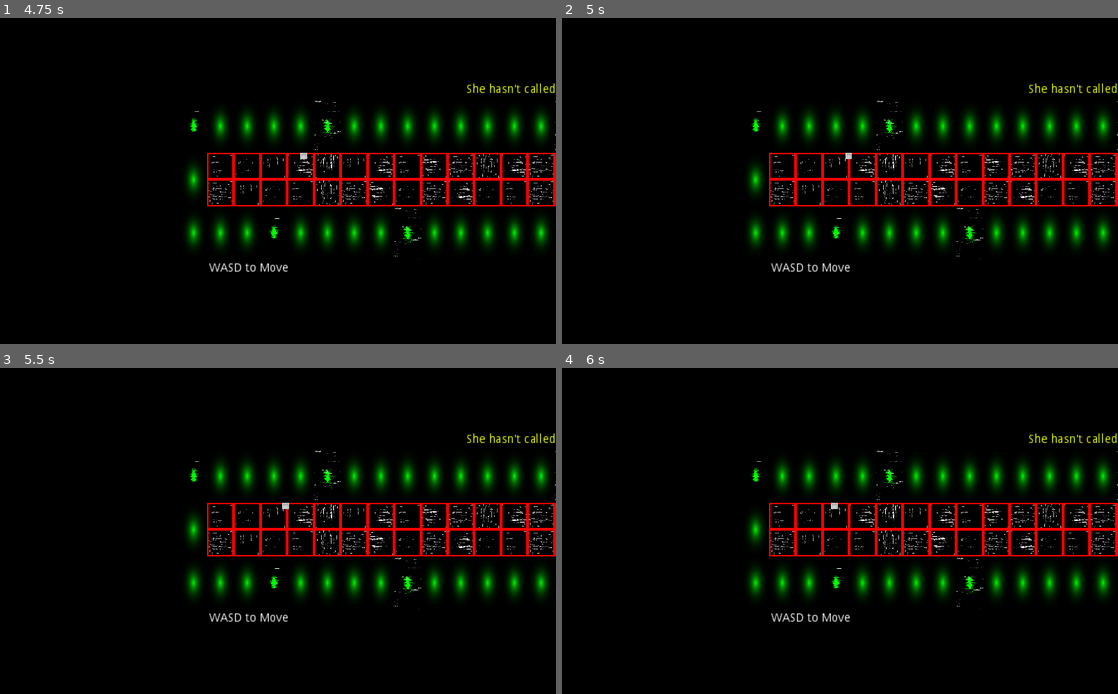
Above: before the commit, frames 1-4 (two rows, left to right).
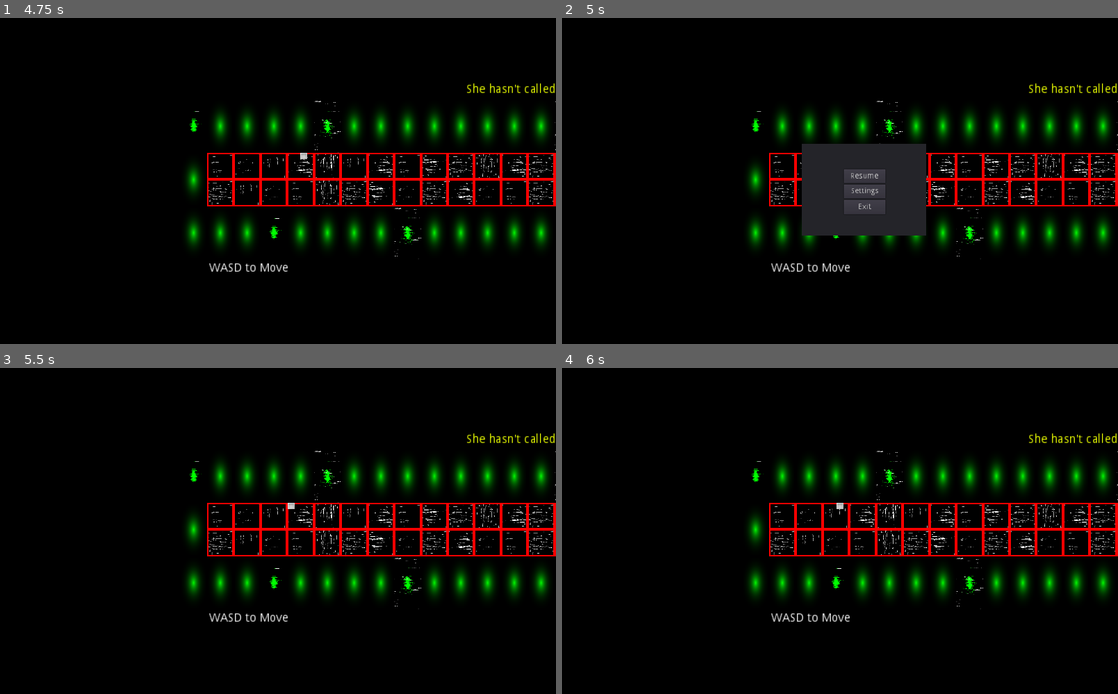
Above: after the commit, the same moments.

Repository: Screen-Punch/intd450
Game: Godot game, scene res://Levels/Main Menu.tscn
Two runs of this game, one before a commit and one after it. Both use one fixed random seed, a clock stepped at 60 frames per second and the inputs below.
Inputs (mouse positions are in pixels of both pictures, inside the frame that each line leads up to):
- Up to frame 1 (4.75 s): click "New Game" at 0.5 s; tap Enter at 1.25 s; hold Right (ui_right) 1.28-2.03 s; hold Down (ui_down) 2.03-2.78 s; tap Space at 2.75 s; hold Right (ui_right) 2.78-3.53 s; hold Up (ui_up) 3.53-4.28 s; hold Left (ui_left) from 4.28 s (still down)
- Up to frame 2 (5 s): keep holding Left (ui_left); tap Escape (ui_pause, bound only after the commit) at 4.9 s
- Up to frame 3 (5.5 s): release Left (ui_left) at 5 s; click (300, 524) at 5 s, where only the run after the commit has a clickable "Resume"
- Up to frame 4 (6 s): tap Enter at 5.75 s; hold Left (ui_left) from 5.78 s (still down)

Frame 1 is identical in both runs. In frame 2, 6.3% of the frame differs, in the area x 43-66%, y 38-67%; in frame 3, less than 0.1%; in frame 4, less than 0.1%.

Commit message:
Added pause menu

Diff:
--- a/Scenes/player.tscn
+++ b/Scenes/player.tscn
@@ -1,15 +1,16 @@
-[gd_scene load_steps=5 format=2]
+[gd_scene load_steps=6 format=2]
 
 [ext_resource path="res://Scripts/player.gd" type="Script" id=1]
 [ext_resource path="res://Art/player.png" type="Texture" id=2]
 [ext_resource path="res://Scripts/Shaker.gd" type="Script" id=3]
+[ext_resource path="res://Scripts/PauseMenu.gd" type="Script" id=4]
 
 [sub_resource type="RectangleShape2D" id=1]
 
 custom_solver_bias = 0.0
 extents = Vector2( 8, 8 )
 
-[node name="player" type="KinematicBody2D" groups=[
+[node name="player" type="KinematicBody2D" index="0" groups=[
 "Player",
 ]]
 
@@ -56,3 +57,111 @@
 [node name="Shaker" type="Node" parent="Camera2D" index="0"]
 
 script = ExtResource( 3 )
+
+[node name="CanvasLayer" type="CanvasLayer" parent="." index="3"]
+
+pause_mode = 2
+layer = 1
+offset = Vector2( 0, 0 )
+rotation = 0.0
+scale = Vector2( 1, 1 )
+transform = Transform2D( 1, 0, 0, 1, 0, 0 )
+_sections_unfolded = [ "Pause" ]
+
+[node name="PauseMenu" type="Panel" parent="CanvasLayer" index="0"]
+
+visible = false
+anchor_left = 0.0
+anchor_top = 0.0
+anchor_right = 0.0
+anchor_bottom = 0.0
+margin_left = 442.0
+margin_top = 231.0
+margin_right = 671.0
+margin_bottom = 400.0
+rect_pivot_offset = Vector2( 0, 0 )
+rect_clip_content = false
+mouse_filter = 0
+mouse_default_cursor_shape = 0
+size_flags_horizontal = 1
+size_flags_vertical = 1
+script = ExtResource( 4 )
+
+[node name="ResumeButton" type="Button" parent="CanvasLayer/PauseMenu" index="0"]
+
+anchor_left = 0.0
+anchor_top = 0.0
+anchor_right = 0.0
+anchor_bottom = 0.0
+margin_left = 77.0
+margin_top = 47.0
+margin_right = 154.0
+margin_bottom = 73.0
+rect_pivot_offset = Vector2( 0, 0 )
+rect_clip_content = false
+focus_mode = 2
+mouse_filter = 0
+mouse_default_cursor_shape = 0
+size_flags_horizontal = 1
+size_flags_vertical = 1
+toggle_mode = false
+enabled_focus_mode = 2
+shortcut = null
+group = null
+text = "Resume"
+flat = false
+align = 1
+
+[node name="SettingsButton" type="Button" parent="CanvasLayer/PauseMenu" index="1"]
+
+anchor_left = 0.0
+anchor_top = 0.0
+anchor_right = 0.0
+anchor_bottom = 0.0
+margin_left = 77.0
+margin_top = 75.0
+margin_right = 154.0
+margin_bottom = 101.0
+rect_pivot_offset = Vector2( 0, 0 )
+rect_clip_content = false
+focus_mode = 2
+mouse_filter = 0
+mouse_default_cursor_shape = 0
+size_flags_horizontal = 1
+size_flags_vertical = 1
+toggle_mode = false
+enabled_focus_mode = 2
+shortcut = null
+group = null
+text = "Settings"
+flat = false
+align = 1
+
+[node name="ExitButton" type="Button" parent="CanvasLayer/PauseMenu" index="2"]
+
+anchor_left = 0.0
+anchor_top = 0.0
+anchor_right = 0.0
+anchor_bottom = 0.0
+margin_left = 77.0
+margin_top = 104.0
+margin_right = 154.0
+margin_bottom = 130.0
+rect_pivot_offset = Vector2( 0, 0 )
+rect_clip_content = false
+focus_mode = 2
+mouse_filter = 0
+mouse_default_cursor_shape = 0
+size_flags_horizontal = 1
+size_flags_vertical = 1
+toggle_mode = false
+enabled_focus_mode = 2
+shortcut = null
+group = null
+text = "Exit"
+flat = false
+align = 1
+
+[connection signal="pressed" from="CanvasLayer/PauseMenu/ResumeButton" to="CanvasLayer/PauseMenu" method="_on_ResumeButton_pressed"]
+
+[connection signal="pressed" from="CanvasLayer/PauseMenu/ExitButton" to="CanvasLayer/PauseMenu" method="_on_ExitButton_pressed"]
--- /dev/null
+++ b/Scripts/PauseMenu.gd
@@ -0,0 +1,26 @@
+extends Panel
+
+# class member variables go here, for example:
+# var a = 2
+# var b = "textvar"
+
+func _ready():
+	# Called every time the node is added to the scene.
+	# Initialization here
+	pass
+
+#func _process(delta):
+#	# Called every frame. Delta is time since last frame.
+#	# Update game logic here.
+#	pass
+
+
+# Resumes game
+func _on_ResumeButton_pressed():
+	hide()
+	get_tree().paused = false
+
+# Returns to main menu
+func _on_ExitButton_pressed():
+	get_tree().paused = false
+	get_tree().change_scene("res://Levels/Main Menu.tscn")
--- a/Scripts/player.gd
+++ b/Scripts/player.gd
@@ -29,6 +29,9 @@
 		motion += Vector2(-1, 0)
 	if Input.is_action_pressed("ui_right"):
 		motion += Vector2(1, 0)
+	if Input.is_action_pressed("ui_pause"):
+		$CanvasLayer/PauseMenu.show()
+		get_tree().paused = true
 
 	motion = motion.normalized() * MOTION_SPEED
 
--- a/project.godot
+++ b/project.godot
@@ -40,6 +40,8 @@
 , Object(InputEventJoypadButton,"resource_local_to_scene":false,"resource_name":"","device":0,"button_index":13,"pressure":0.0,"pressed":false,"script":null)
 , Object(InputEventKey,"resource_local_to_scene":false,"resource_name":"","device":0,"alt":false,"shift":false,"control":false,"meta":false,"command":false,"pressed":false,"scancode":83,"unicode":0,"echo":false,"script":null)
  ]
+ui_pause=[ Object(InputEventKey,"resource_local_to_scene":false,"resource_name":"","device":0,"alt":false,"shift":false,"control":false,"meta":false,"command":false,"pressed":false,"scancode":16777217,"unicode":0,"echo":false,"script":null)
+ ]
 
 [layer_names]
 
Not shown, changed: godotIcon.png.import
